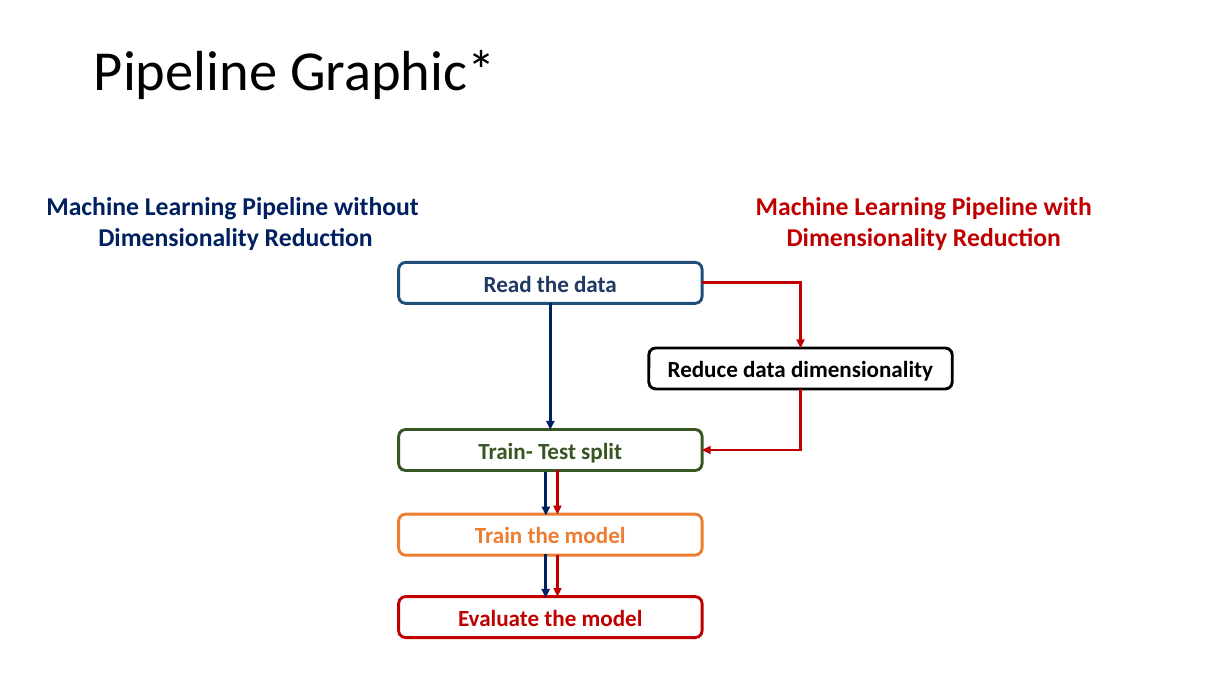
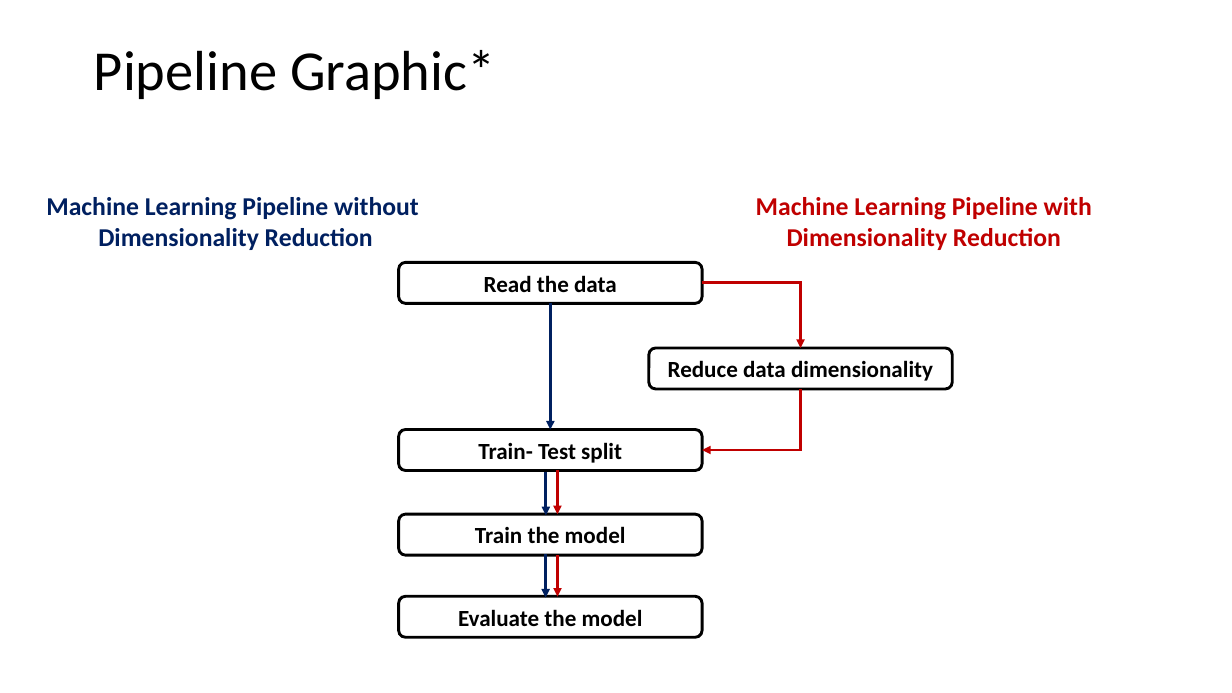
Before and after one commit to fsb-edu/ML4Food, a slide deck: slide 33 of images/Graphics of ML4Food.pptx. Drawn at 1232x693 pixels with LibreOffice and Linux fonts; fonts in the diff are those of the drawing. Boxes give left, top, right and bottom in pixels: in the first picture for what was removed or moved away, otherwise in the second. Text is boxed around its words. In the diff, an @@ line names an element or a change of style, - is before the commit and + after.

```diff
--- a/images/Graphics of ML4Food.pptx
+++ b/images/Graphics of ML4Food.pptx
@@ rounded rectangle "Read the data" at (398,262,701,303): text colour #203864 to #000000; outline #1F4E79 2.25 pt to #000000 2.25 pt @@
@@ rounded rectangle "Train- Test split" at (398,430,701,470): text colour #385723 to #000000; outline #385723 2.25 pt to #000000 2.25 pt @@
@@ rounded rectangle "Train the model" at (398,514,701,555): text colour #ED7D31 to #000000; outline #ED7D31 2.25 pt to #000000 2.25 pt @@
@@ rounded rectangle "Evaluate the model" at (398,596,701,637): text colour #C00000 to #000000; outline #C00000 2.25 pt to #000000 2.25 pt @@
```
Also in this commit, not shown: 5 other files.
